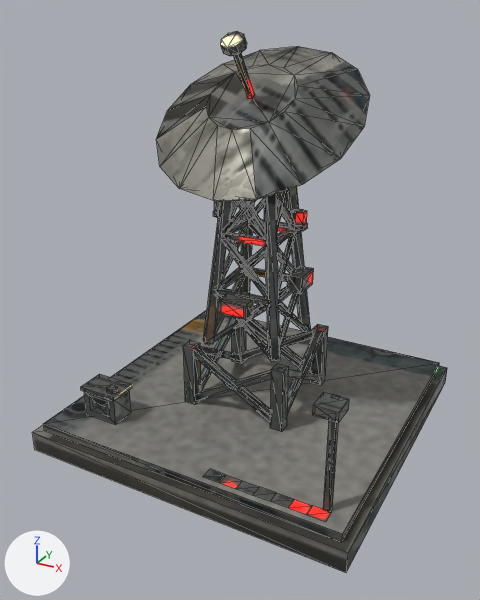
Two versions of the glTF model game/world/models/orbital_collector.glb, one commit apart.
Rendered twice from a camera (50 mm lens) standing at (0.682, -1.332, 0.983) and looking at (-0.014, -0.068, 0.351). Lighting does not change. The marker at lower left points along +X, +Y and +Z. The first picture is the older version. Mesh edges are drawn as thin lines. Where no turn or scale is listed for an object, it has been applied to the vertices. Vertices at exactly the same position are counted once.

Names of what the first picture shows: 'move_dish', 'te_orbital_collector'.
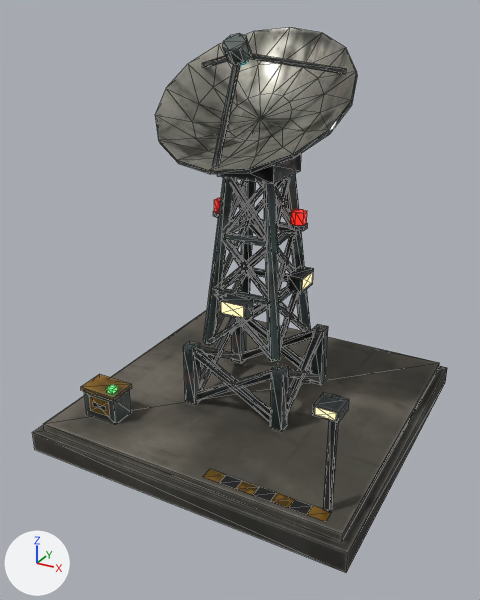
Pixel boxes (x1, y1, x2, y2) of what changed, in the pictures (480 x 600 px):
'te_orbital_collector', reshaped (9% taller): before (32, 187, 447, 573); after (32, 154, 447, 573)
'move_dish', reshaped (13% shorter): before (156, 31, 370, 201); after (155, 27, 358, 174)
part 2 of me_move_dish, rebuilt: before (156, 46, 370, 201); after (155, 27, 358, 174)
part 3 of me_move_dish, rebuilt (7% wider, 27% taller): before (221, 31, 247, 56); after (223, 33, 251, 65)
part 4 of me_move_dish, built on: before (234, 53, 255, 98); after (202, 54, 347, 167)

What changed in the scene script:
```text
Change me_te_orbital_collector:
    where me_te_orbital_collector.from_pydata(...)  # 588 vertices, 850 faces; spans x -0.4..0.4, y -0.4..0.4, z 0.0..0.68
    used by ob_te_orbital_collector; location = (0.0, 0.0, 0.0)
    me_te_orbital_collector part 1: 825 kept faces spanning x -0.4..0.4, y -0.4..0.4, z 0.0..0.68 get new texture (UV) coordinates
Change me_move_dish:
    used by ob_move_dish; location = (0.0, 0.0, 0.68)
    remove me_move_dish.from_pydata(...)  # 72 vertices, 128 faces; spans x -0.24..0.24, y -0.205..0.188, z -0.054..0.262
    add me_move_dish.from_pydata(...)  # 186 vertices, 340 faces; spans x -0.22..0.22, y -0.22..0.146, z 0.0..0.264
    me_move_dish part 2: the loose piece of 32 vertices spanning x -0.24..0.24, y -0.205..0.188, z -0.054..0.221 is rebuilt with 98 vertices and now spans x -0.22..0.22, y -0.22..0.146, z 0.002..0.264
    me_move_dish part 3: the loose piece of 16 vertices spanning x -0.025..0.025, y -0.144..-0.091, z 0.217..0.262 is rebuilt with 16 vertices and now spans x -0.026..0.026, y -0.135..-0.073, z 0.2..0.258
    me_move_dish part 4
    8 vertices are removed from x -0.006..0.006, y -0.117..-0.038, z 0.129..0.235
    12 faces are deleted
    24 vertices are added at x -0.175..0.175, y -0.199..0.053, z 0.01..0.223
    36 new faces join them
    other edits to the shape of me_move_dish do not show in these pictures
```
